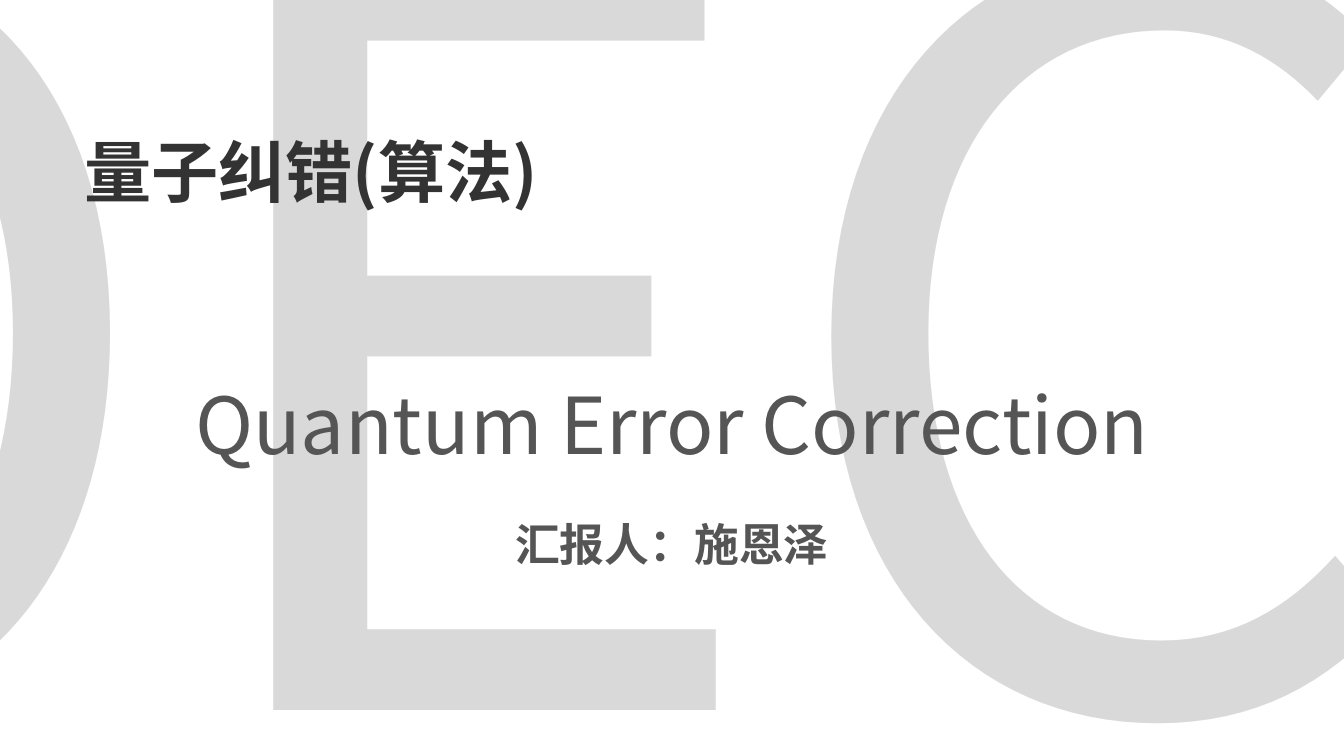
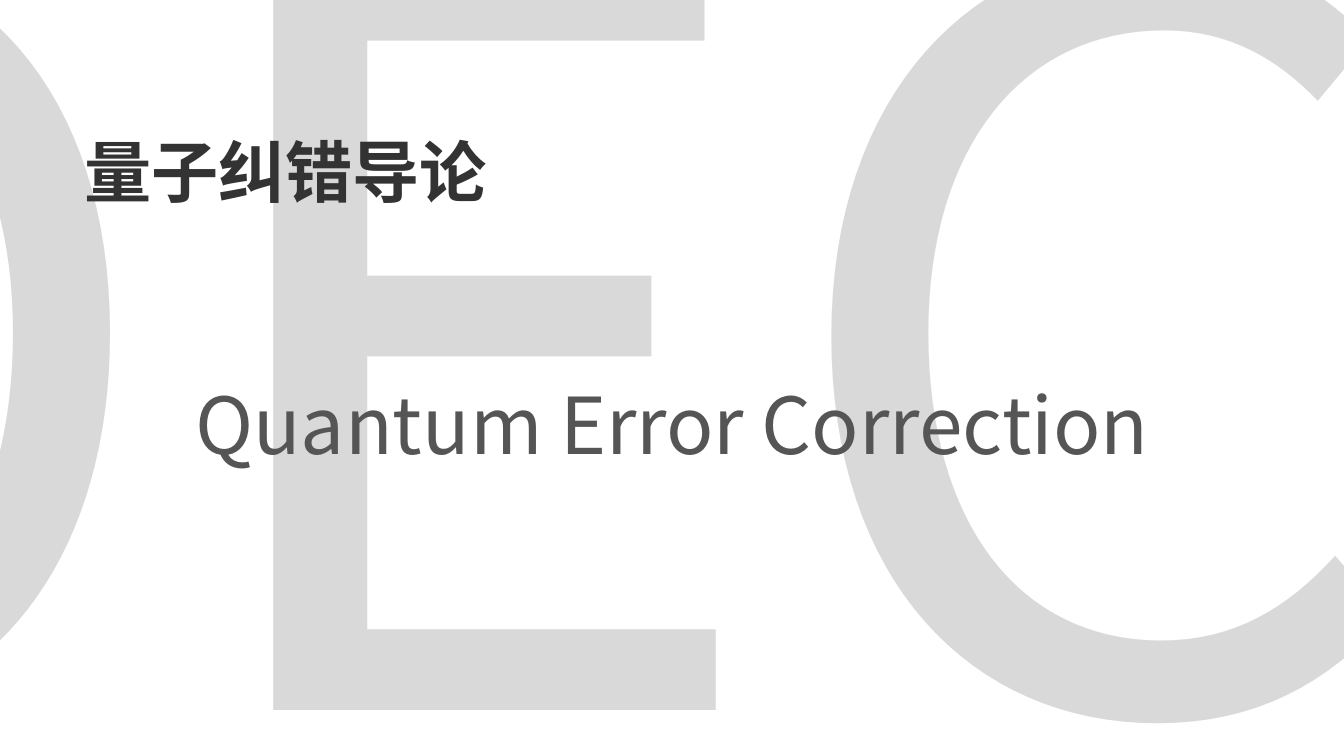
Before and after one commit to 77-223255/LM_QEC, a slide deck: slide 1 of what_i_learn/2026_QEC.pptx. Drawn at 1344x756 pixels with LibreOffice and Linux fonts; fonts in the diff are those of the drawing. Boxes give left, top, right and bottom in pixels: in the first picture for what was removed or moved away, otherwise in the second. Text is boxed around its words. In the diff, an @@ line names an element or a change of style, - is before the commit and + after.

```diff
--- a/what_i_learn/2026_QEC.pptx
+++ b/what_i_learn/2026_QEC.pptx
@@ text at [84,140,487,203]: text changed @@
-量子纠错(算法)
+量子纠错导论
@@ text removed at [515,523,829,565] @@
-汇报人：施恩泽
```
Also in this commit, not shown: 1 other slide changed, 33 slides added, 8 slides removed.
